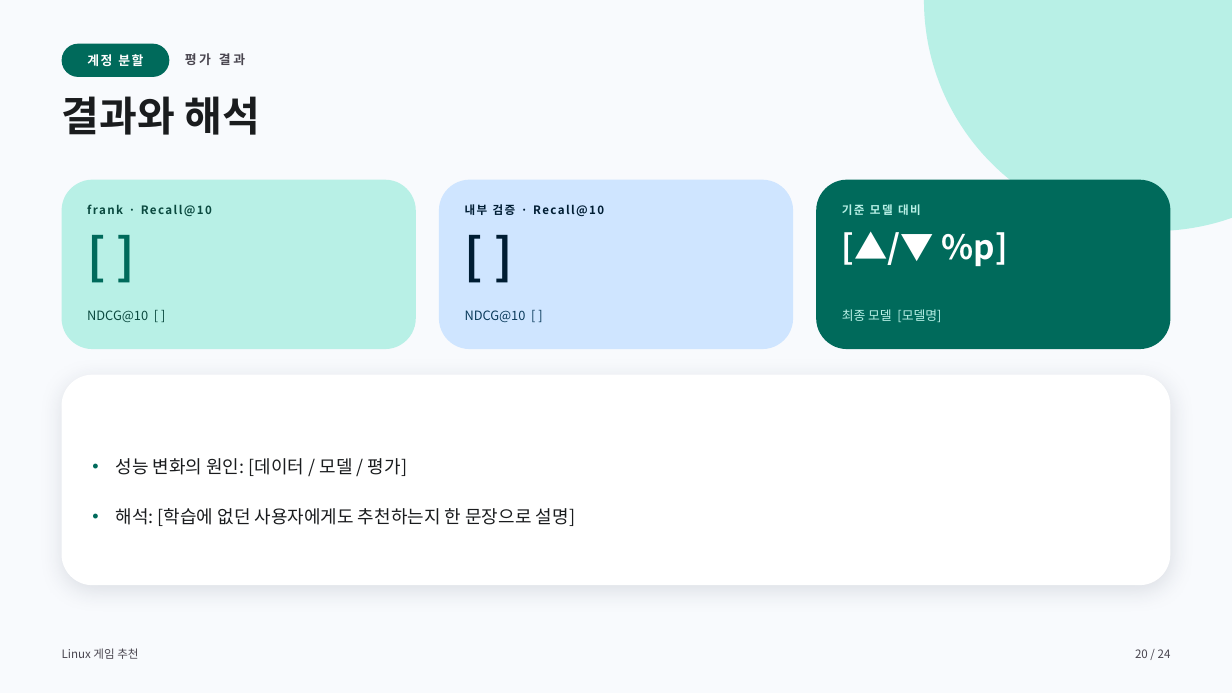
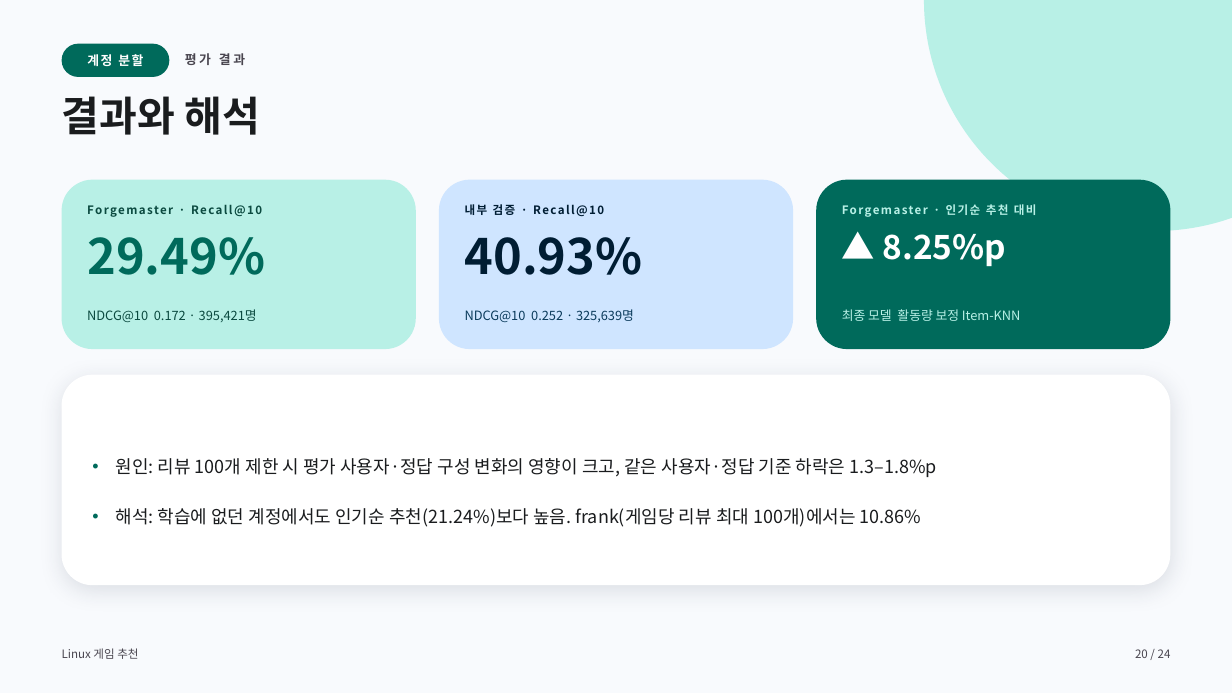
Before and after one commit to jinSeong-P/ML-game-recommendation, a slide deck: slide 20 of presentation/ML-game-recommendation-final.pptx. Drawn at 1232x693 pixels with LibreOffice and Linux fonts; fonts in the diff are those of the drawing. Boxes give left, top, right and bottom in pixels: in the first picture for what was removed or moved away, otherwise in the second. Text is boxed around its words. In the diff, an @@ line names an element or a change of style, - is before the commit and + after.

```diff
--- a/presentation/ML-game-recommendation-final.pptx
+++ b/presentation/ML-game-recommendation-final.pptx
@@ text at [87,202,390,216]: text changed @@
-frank · Recall@10
+Forgemaster · Recall@10
@@ text at [946,204,1037,215]: text changed @@
-기준 모델 대비
+Forgemaster · 인기순 추천 대비
@@ text at [87,237,265,275]: text changed @@
-[ ]
+29.49%
@@ text at [465,237,643,275]: text changed @@
-[ ]
+40.93%
@@ text at [883,234,1007,267]: text changed @@
-[▲/▼ %p]
+▲ 8.25%p
@@ text at [87,309,257,322]: text changed @@
-NDCG@10 [ ]
+NDCG@10 0.172 · 395,421명
@@ text at [465,309,634,322]: text changed @@
-NDCG@10 [ ]
+NDCG@10 0.252 · 325,639명
@@ text at [842,309,1021,321]: text changed @@
-최종 모델 [모델명]
+최종 모델 활동량 보정 Item-KNN
@@ text at [115,458,937,527]: text changed @@
-• 성능 변화의 원인: [데이터 / 모델 / 평가]
-• 해석: [학습에 없던 사용자에게도 추천하는지 한 문장으로 설명]
+• 원인: 리뷰 100개 제한 시 평가 사용자·정답 구성 변화의 영향이 크고, 같은 사용자·정답 기준 하락은 1.3–1.8%p
+• 해석: 학습에 없던 계정에서도 인기순 추천(21.24%)보다 높음. frank(게임당 리뷰 최대 100개)에서는 10.86%
```
Also in this commit, not shown: 9 other slides changed.
